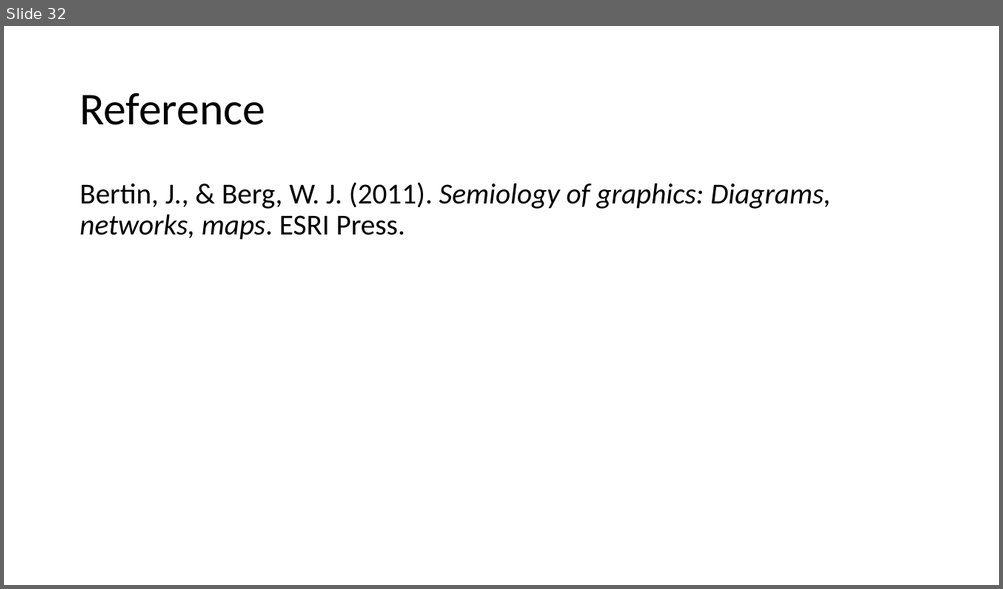
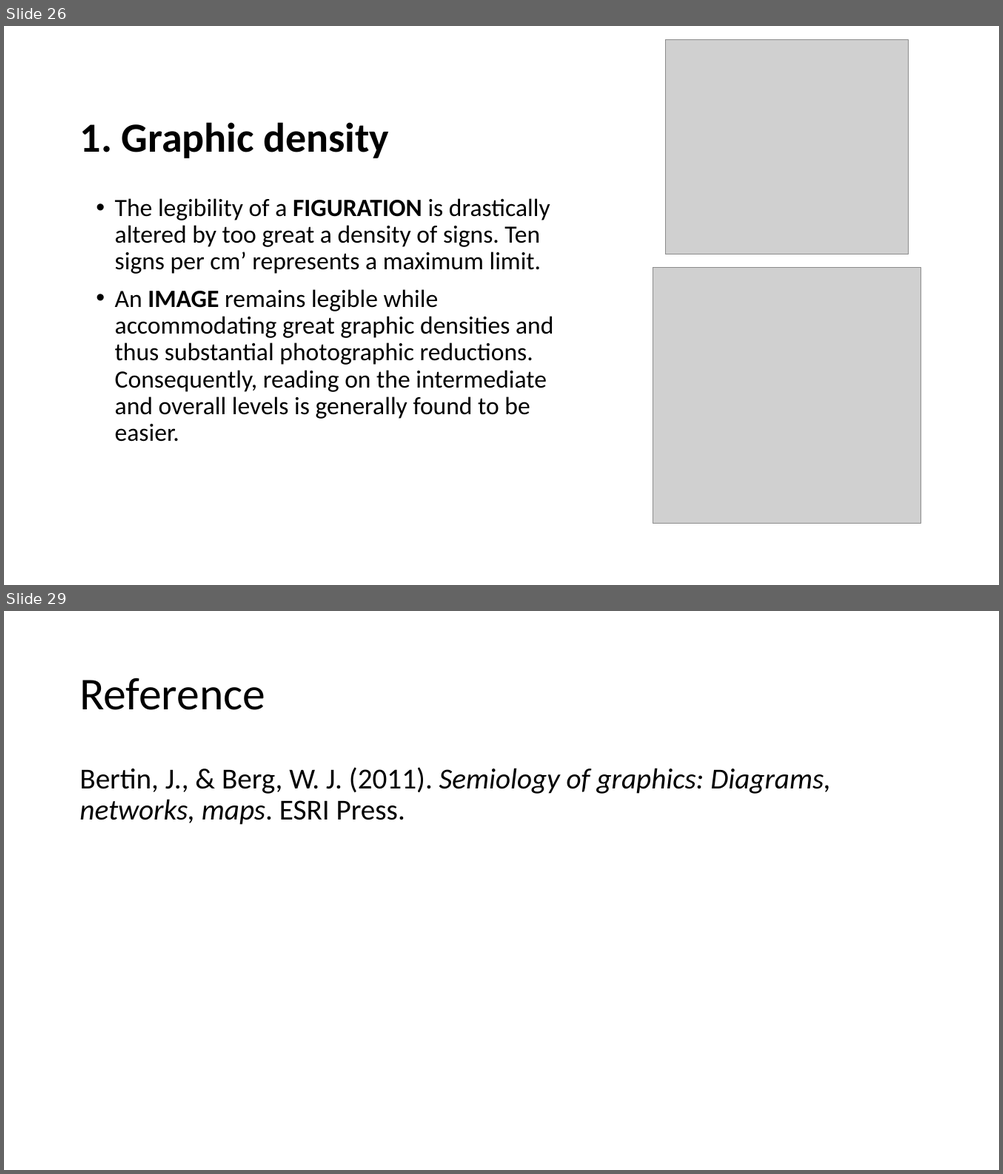
Before and after one commit to Jiaxin-yyjx/Visualization-D3.js-Lab, a slide deck: midterm/SoMSummery.pptx. Shown one above the other, each under a label of ours: slide 32 before the commit, slides 26 and 29 after it; the slides between them are not shown. The pictures are 1003x589 and 1003x1174 pixels, drawn with LibreOffice and Linux fonts; fonts in the diff are those of the drawing; grey boxes stand for pictures. Boxes give left, top, right and bottom in pixels: in the first picture for what was removed or moved away, otherwise in the second. Text is boxed around its words. In the diff, an @@ line names an element or a change of style, - is before the commit and + after.

```diff
--- a/midterm/SoMSummery.pptx
+++ b/midterm/SoMSummery.pptx
@@ slide 26 added at bbox=[4, 26, 999, 585], background #FFFFFF @@
@@ picture added at bbox=[665, 39, 908, 255] @@
@@ title added at bbox=[80, 122, 389, 158], 40 pt, text #000000, bold @@
+1. Graphic density
@@ text added at bbox=[115, 198, 553, 442], 24 pt, text #000000 @@
+• The legibility of a FIGURATION is drastically altered by too great a density of signs. Ten signs per cm’ represents a maximum limit.
+• An IMAGE remains legible while accommodating great graphic densities and thus substantial photographic reductions. Consequently, reading on the intermediate and overall levels is generally found to be easier.
@@ picture added at bbox=[652, 268, 920, 524] @@
@@ what was slide 32 is now slide 29 @@
```
Also in this commit, not shown: 8 slides changed, 4 other slides added, 8 slides removed.
